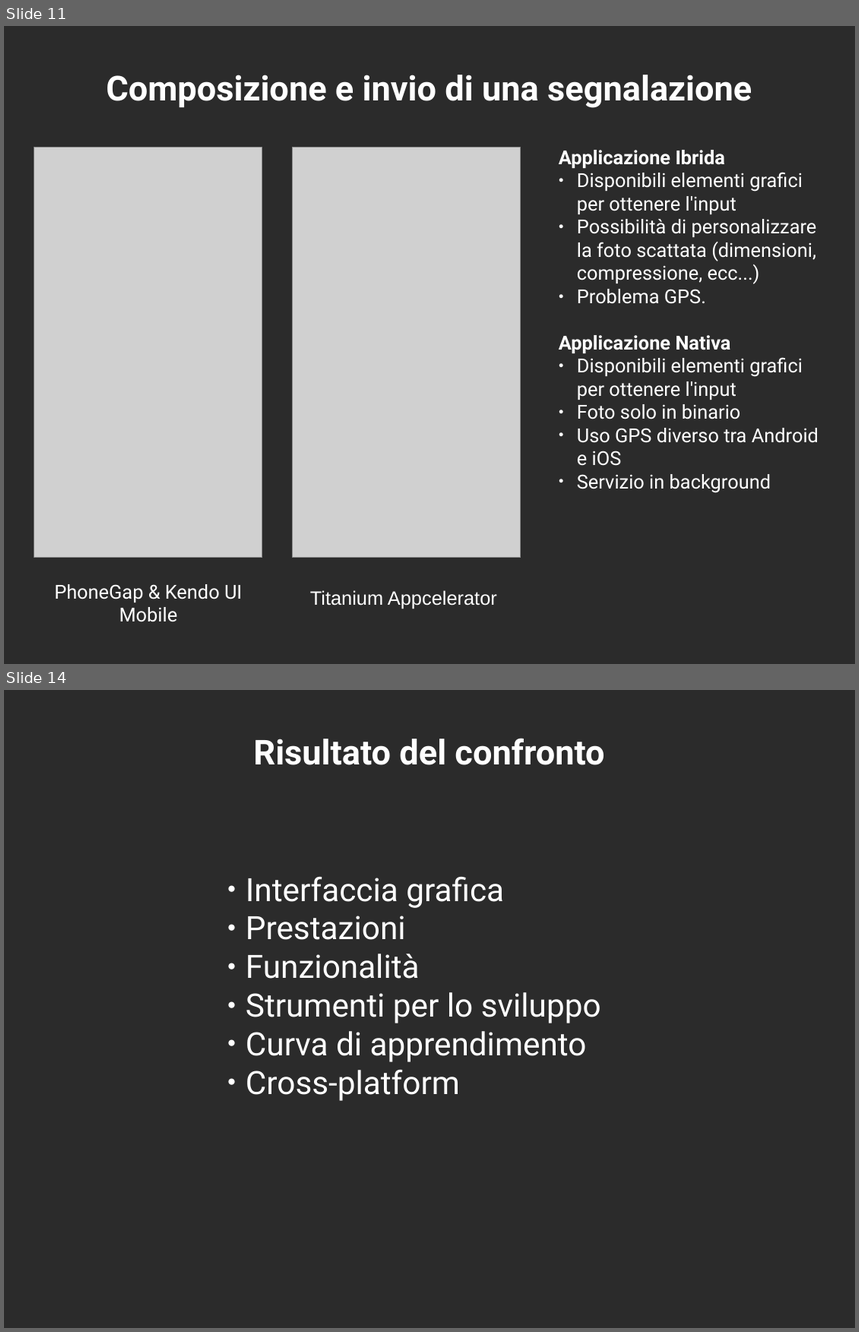
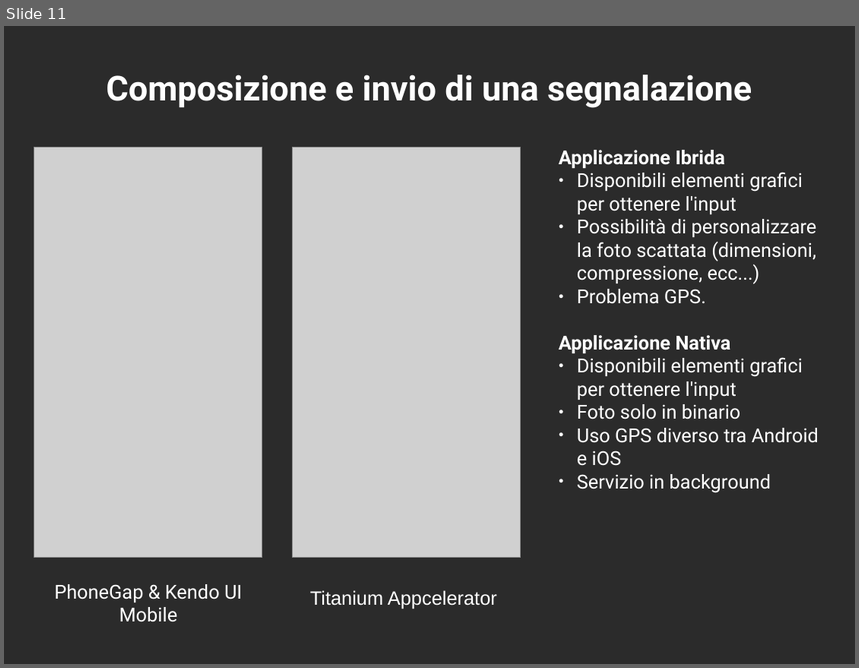
Before and after one commit to mircobe87/tesi-crossplatform, a slide deck: presentazione/presentazione.odp. Shown one above the other, each under a label of ours: slides 11 and 14 before the commit, slide 11 after it; the slides between them are not shown. The pictures are 859x1332 and 859x668 pixels, drawn with LibreOffice and Linux fonts; fonts in the diff are those of the drawing; grey boxes stand for pictures; background and template pictures are left out; a plain dark background stands for a picture behind light text. Boxes give left, top, right and bottom in pixels: in the first picture for what was removed or moved away, otherwise in the second. Text is boxed around its words. In the diff, an @@ line names an element or a change of style, - is before the commit and + after.

```diff
--- a/presentazione/presentazione.odp
+++ b/presentazione/presentazione.odp
@@ slide 14 removed at box(4, 690, 855, 1328), background picture (left out) @@
@@ title removed at box(253, 738, 604, 765) @@
-Risultato del confronto
@@ text removed at box(246, 877, 601, 1101) @@
-● Interfaccia grafica
-● Prestazioni
-● Funzionalità
-● Strumenti per lo sviluppo
-● Curva di apprendimento
-● Cross-platform
```
Also in this commit, not shown: 4 slides changed, 1 slide added.
